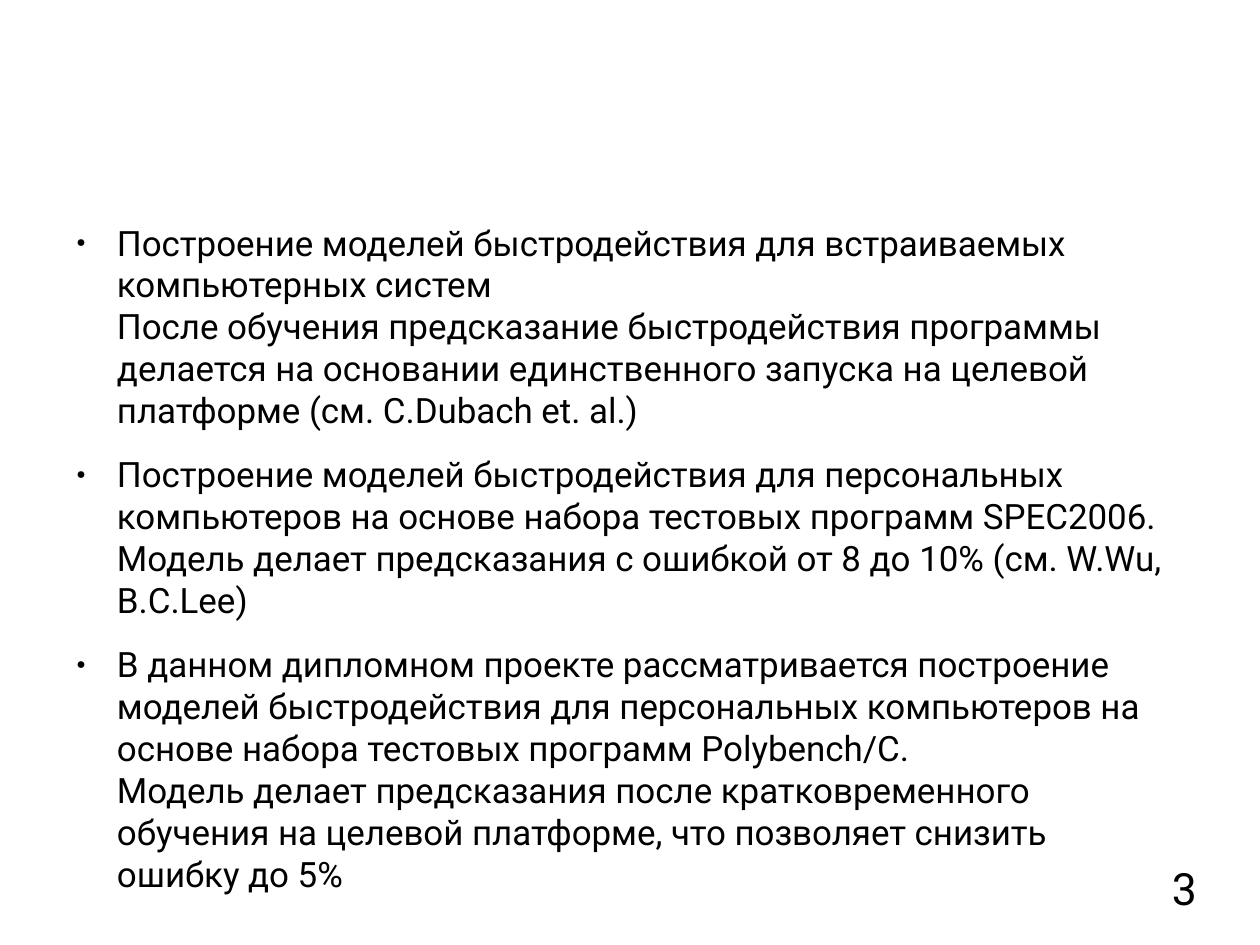
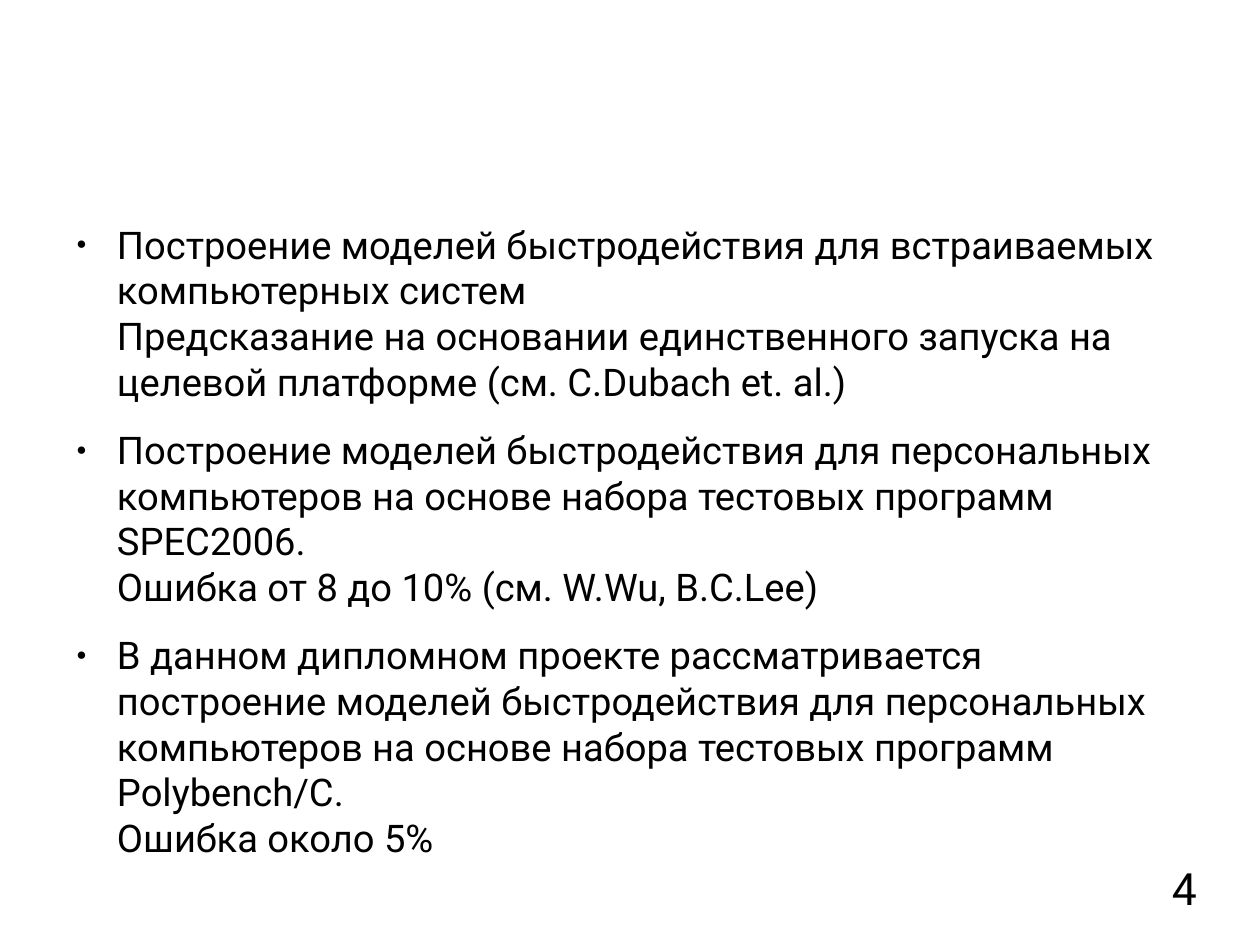
Before and after one commit to mkpankov/adaptor, a slide deck: slide 4 of diploma/defense/brochure.odp (slide 3 before the commit). Drawn at 1260x945 pixels with LibreOffice and Linux fonts; fonts in the diff are those of the drawing; background and template pictures are left out. Boxes give left, top, right and bottom in pixels: in the first picture for what was removed or moved away, otherwise in the second. Text is boxed around its words. In the diff, an @@ line names an element or a change of style, - is before the commit and + after.

Commit message:
More minor edits.

```diff
--- a/diploma/defense/brochure.odp
+++ b/diploma/defense/brochure.odp
@@ text at <box>117,230,1153,853</box>: text changed; size 22 to 24 pt @@
-● Построение моделей быстродействия для встраиваемых компьютерных систем
-  После обучения предсказание быстродействия программы делается на основании единственного запуска на целевой платформе (см. C.Dubach et. al.)
-● Построение моделей быстродействия для персональных компьютеров на основе набора тестовых программ SPEC2006.
-  Модель делает предсказания с ошибкой от 8 до 10% (см. W.Wu, B.C.Lee)
-● В данном дипломном проекте рассматривается построение моделей быстродействия для персональных компьютеров на основе набора тестовых программ Polybench/C.
-  Модель делает предсказания после кратковременного обучения на целевой платформе, что позволяет снизить ошибку до 5%
+● Построение моделей быстродействия для встраиваемых компьютерных систем
+  Предсказание на основании единственного запуска на целевой платформе (см. C.Dubach et. al.)
+● Построение моделей быстродействия для персональных компьютеров на основе набора тестовых программ SPEC2006.
+  Ошибка от 8 до 10% (см. W.Wu, B.C.Lee)
+● В данном дипломном проекте рассматривается построение моделей быстродействия для персональных компьютеров на основе набора тестовых программ Polybench/C.
+  Ошибка около 5%
@@ page number at <box>1172,873,1197,905</box>: text changed @@
-3
+4
```
Also in this commit, not shown: 9 other slides changed.
